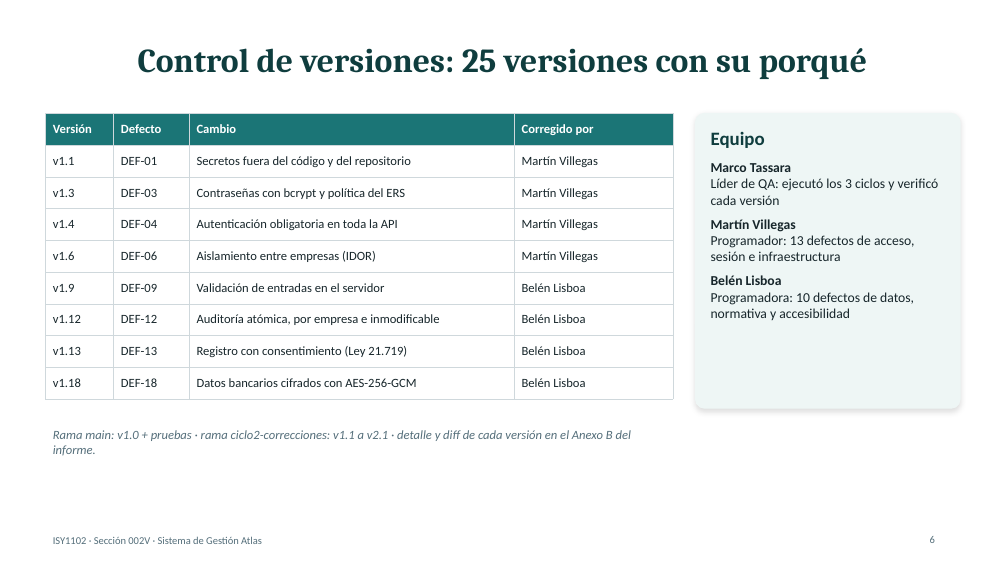
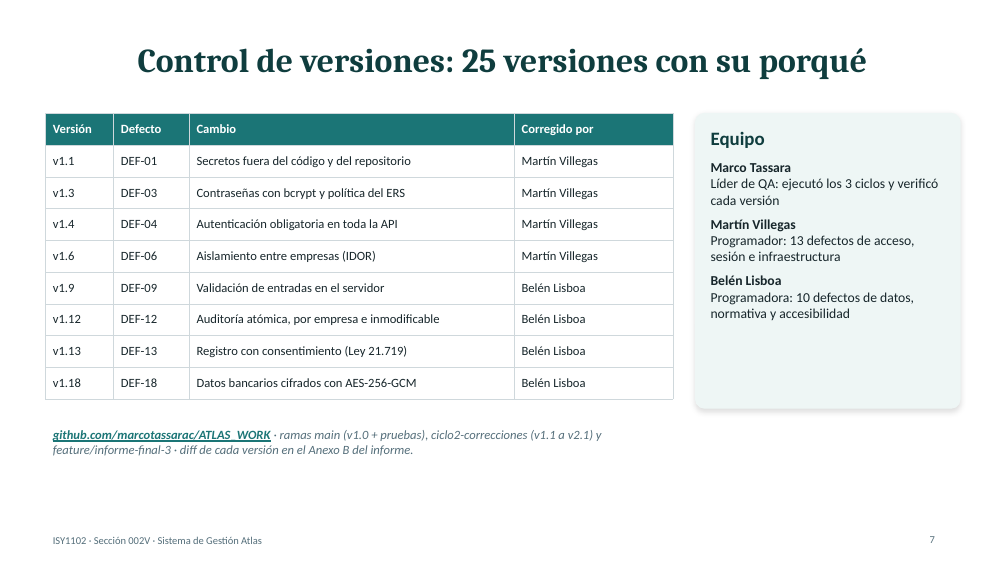
Before and after one commit to marcotassarac/ATLAS_WORK, a slide deck: slide 7 of entrega_final/Presentacion_EP3_Atlas.pptx (slide 6 before the commit). Drawn at 1008x567 pixels with LibreOffice and Linux fonts; fonts in the diff are those of the drawing. Boxes give left, top, right and bottom in pixels: in the first picture for what was removed or moved away, otherwise in the second. Text is boxed around its words. In the diff, an @@ line names an element or a change of style, - is before the commit and + after.

```diff
--- a/entrega_final/Presentacion_EP3_Atlas.pptx
+++ b/entrega_final/Presentacion_EP3_Atlas.pptx
@@ text at (53,430,602,456): text changed @@
-Rama main: v1.0 + pruebas · rama ciclo2-correcciones: v1.1 a v2.1 · detalle y diff de cada versión en el Anexo B del informe.
+github.com/marcotassarac/ATLAS_WORK · ramas main (v1.0 + pruebas), ciclo2-correcciones (v1.1 a v2.1) y feature/informe-final-3 · diff de cada versión en el Anexo B del informe.
@@ page number at (930,536,935,543): text changed @@
-6
+7
```
Also in this commit, not shown: 3 other slides changed, 1 slide added.
